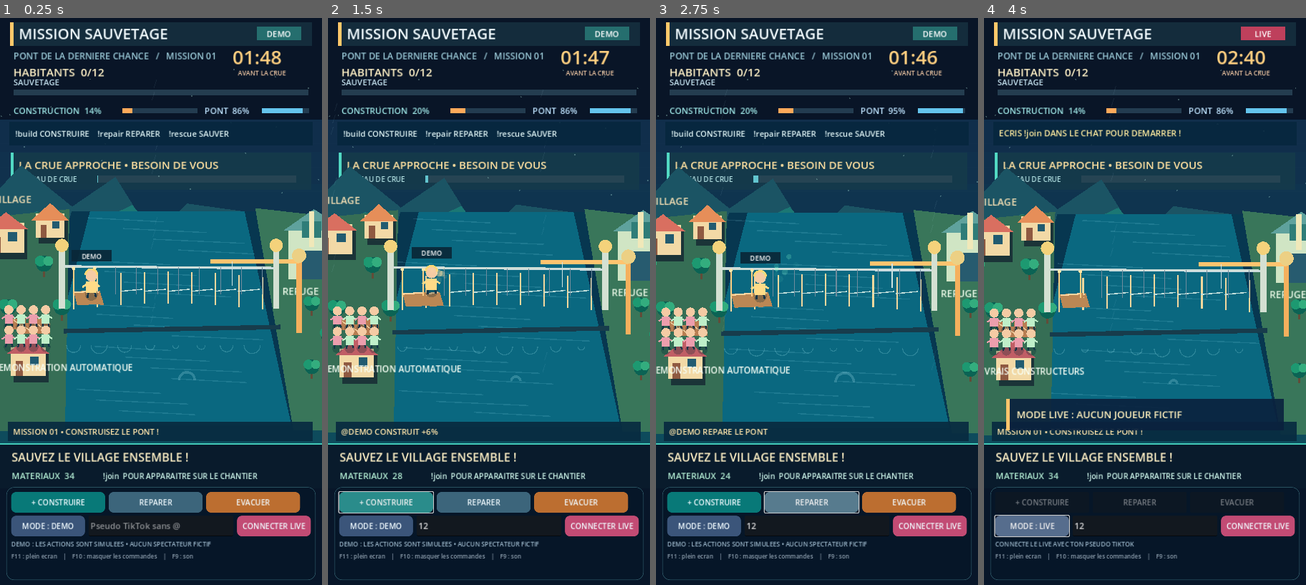
Above: before the commit, frames 1-4 (left to right).
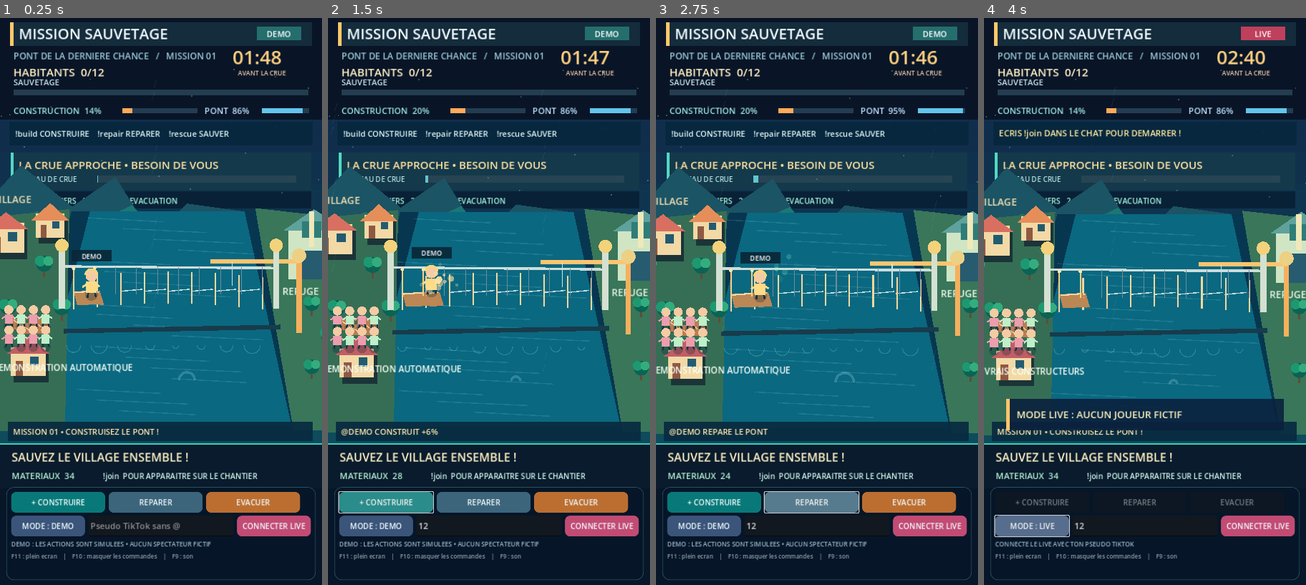
Above: after the commit, the same moments.

Repository: Hsergo/LIVE-BATTLES
Game: Godot game, scene res://main.tscn
Same seed, same stepped clock (60 frames per second), same inputs: the game is played once before the commit and once after it.
Inputs (mouse positions are in pixels of both pictures, inside the frame that each line leads up to):
- Up to frame 1 (0.25 s): no input
- Up to frame 2 (1.5 s): click (489, 528) at 0.52 s; type "12" at 0.6 s; click "+ CONSTRUIRE" at 1.25 s
- Up to frame 3 (2.75 s): click "REPARER" at 2 s
- Up to frame 4 (4 s): click "EVACUER" at 2.75 s; click "MODE : DEMO" at 3.5 s

The runs differ from the first frame. In frame 1, 0.2% of the frame differs, in the area x 16-97%, y 30-33%; in frame 2, 0.3%, in the area x 16-97%, y 30-49%; in frame 3, 0.2%; in frame 4, 0.2%.

Commit message:
feat(rescue): trois vagues en demo, vote et cadeaux explicites, test simulation complete

Diff:
--- a/rescue/game/scripts/main.gd
+++ b/rescue/game/scripts/main.gd
@@ -650,6 +650,11 @@
 	_rect(218,362,445*level,15,Color("#fa7e68") if warning else Color("#62c5cf"))
 	if str(state.get("status"))=="RUNNING" and int(state.get("weather_stage"))>0:
 		_text("TEMPETE %d/3" % int(state.get("weather_stage")),Vector2(505,347),17,Color("#ffb9ad"))
+	_rect(24,397,672,39,Color("#081e33da"))
+	if int(clock/6.0)%2 == 0:
+		_text("VOTE 1 : PILIERS   2 : GRUE   3 : EVACUATION",Vector2(40,425),17,Color("#a5f6de"))
+	else:
+		_text("CADEAUX : ROSE +4  •  DOUGHNUT +40  •  GALAXY +120",Vector2(40,425),17,Color("#ffdcac"))
 
 func _draw_bridge_detail() -> void:
 	var completion := float(state.get("progress"))/100.0
--- a/rescue/game/scripts/mission.gd
+++ b/rescue/game/scripts/mission.gd
@@ -256,7 +256,8 @@
 	wood = minf(350.0,wood+d*0.32)
 	var duration := total_duration
 	flood_level = clampf(elapsed/maxf(1.0,total_duration),0.0,1.0)
-	if next_disaster < DISASTER_STAGES.size() and elapsed/duration >= DISASTER_STAGES[next_disaster]:
+	var stage_limits := [0.15, 0.32, 0.48] if demo_mode else DISASTER_STAGES
+	if next_disaster < stage_limits.size() and elapsed/duration >= stage_limits[next_disaster]:
 		var damage := 18.0+float(next_disaster)*9.0
 		if protection_seconds > 0:
 			damage *= 0.15
@@ -282,7 +283,8 @@
 		_finish(false)
 
 func _tick_demo() -> void:
-	if demo_clock >= 0.96:
+	var auto_interval := 1.25 if progress < 83.0 else 3.1
+	if demo_clock >= auto_interval:
 		demo_clock = 0.0
 		var stage := action_sequence % 7
 		if progress < 84.0:
--- a/rescue/game/tests/mission_rules.gd
+++ b/rescue/game/tests/mission_rules.gd
@@ -48,5 +48,13 @@
 	model.call("configure",true)
 	assert_that(str(model.get("status")) == "RUNNING", "Mode DEMO clairement distinct et auto-actif")
 	assert_that(model.get("participants").size() == 0, "Aucun faux spectateur genere en demonstration")
+	for i in range(1080):
+		if str(model.get("status")) == "RESULT":
+			break
+		model.call("tick",0.1)
+	assert_that(int(model.get("weather_stage")) >= 1, "Une vague frappe le pont pendant la demonstration")
+	assert_that(int(model.get("saved")) > 0, "La demonstration evacue des habitants")
+	assert_that(str(model.get("status")) == "RESULT", "Demo atteint un resultat sans intervention")
+	assert_that(model.get("participants").size() == 0, "Aucun spectateur invente pendant le cycle automatique")
 	print("MISSION RULES TESTS: ", "SUCCESS" if fail_count == 0 else "FAILED " + str(fail_count))
 	quit(0 if fail_count == 0 else 1)
